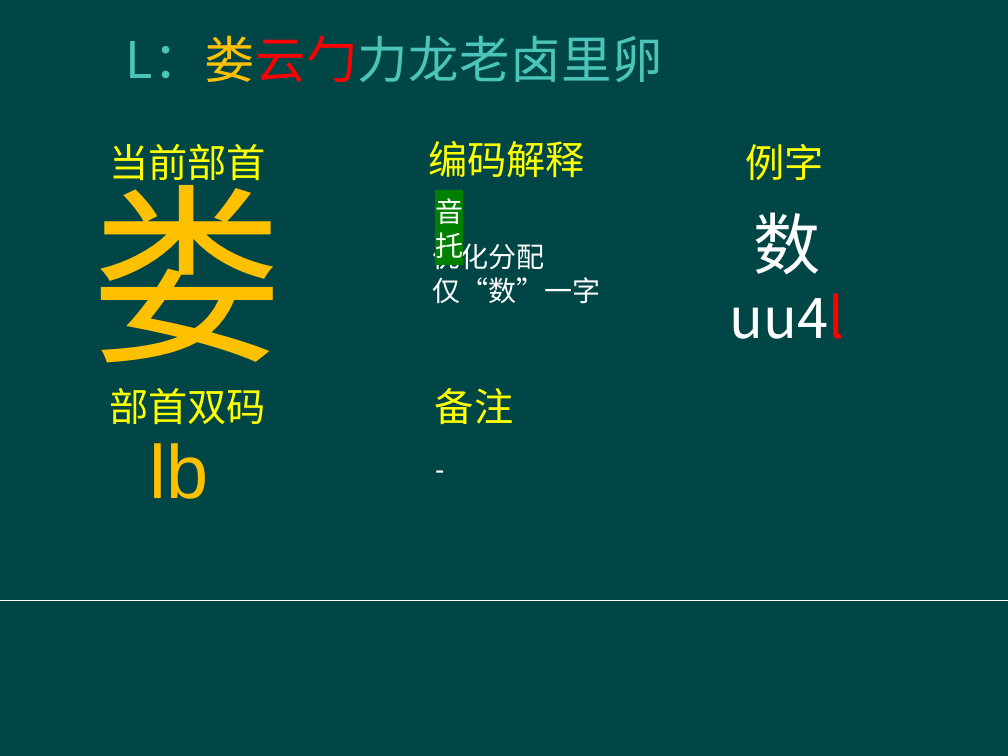
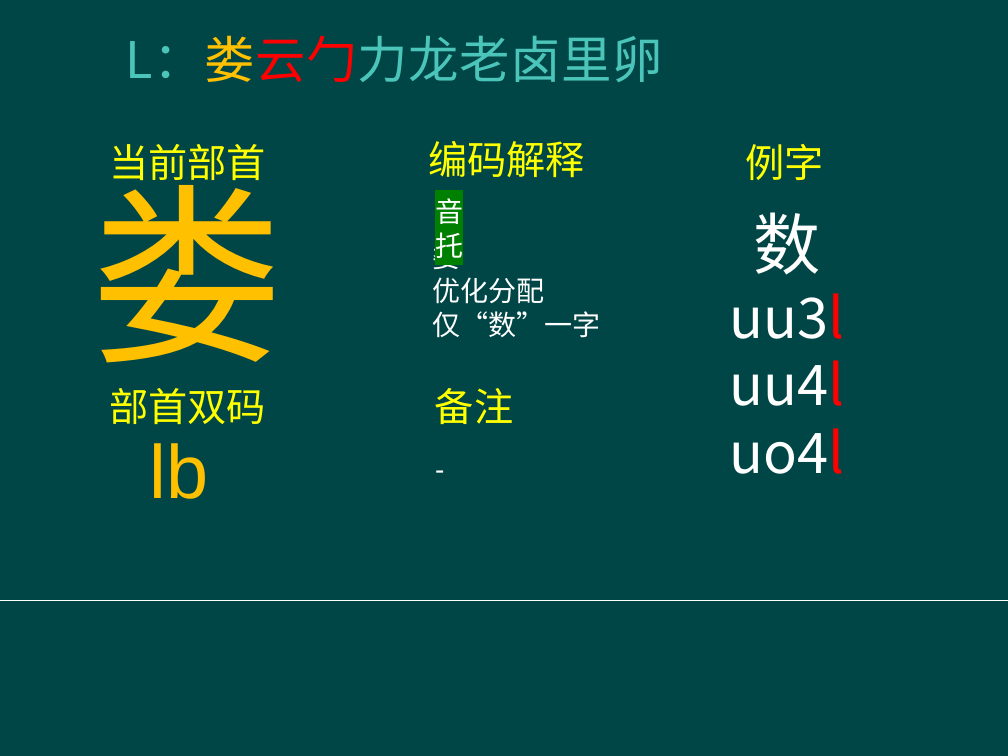
Before and after one commit to Amatiri/Elucidative-Chinese-IME, a slide deck: slide 80 of help/部首表.pptx. Drawn at 1008x756 pixels with LibreOffice and Linux fonts; fonts in the diff are those of the drawing; background and template pictures are left out. Boxes give left, top, right and bottom in pixels: in the first picture for what was removed or moved away, otherwise in the second. Text is boxed around its words. In the diff, an @@ line names an element or a change of style, - is before the commit and + after.

```diff
--- a/help/部首表.pptx
+++ b/help/部首表.pptx
@@ text at (x1=432, y1=239, x2=460, y2=275): paragraph added @@
+娄
@@ text at (x1=730, y1=293, x2=845, y2=339): paragraph added @@
+uu3l
@@ text at (x1=730, y1=428, x2=845, y2=474): paragraph added @@
+uo4l
```
Also in this commit, not shown: 2 other slides changed, 7 other files.
